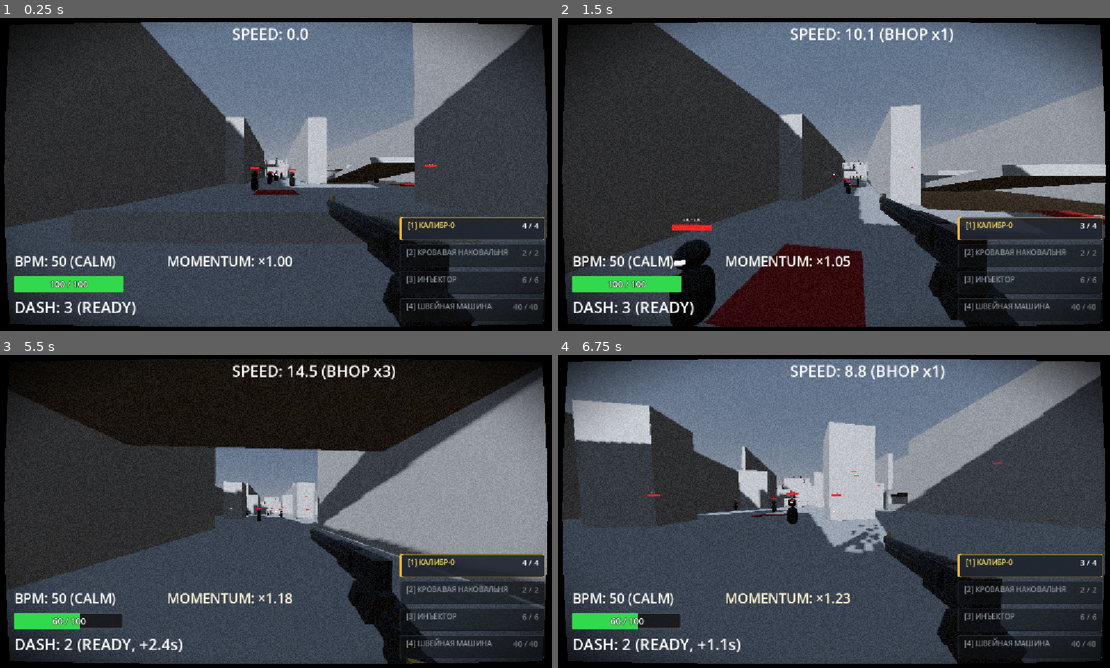
Above: before the commit, frames 1-4 (two rows, left to right).
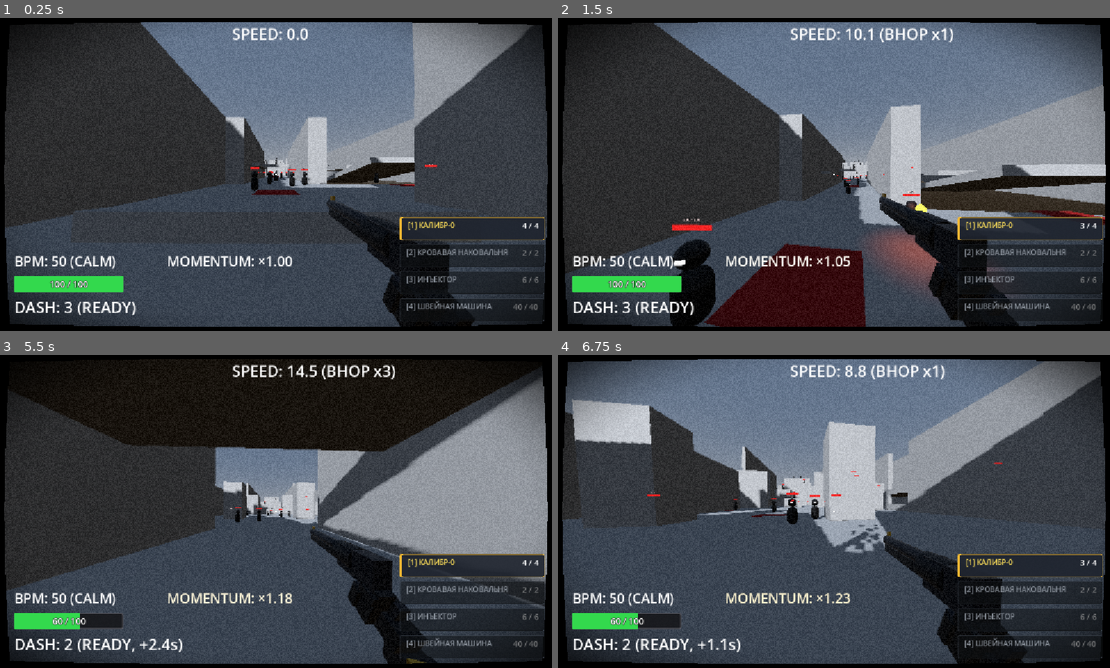
Above: after the commit, the same moments.

Repository: ggou3/voidkill
Game: Godot game, scene res://test_arena.tscn
The game is run twice, just before and just after one commit, with the same random seed, the same clock (stepped at 60 frames per second) and the same inputs. This scene is started directly instead of the project's main scene.
Inputs (mouse positions are in pixels of both pictures, inside the frame that each line leads up to):
- Up to frame 1 (0.25 s): no input
- Up to frame 2 (1.5 s): tap Enter at 0.5 s; move the mouse to (867, 174) at 0.52 s; hold F (melee) 0.53-1.28 s; hold W (move_forward) from 0.53 s (still down); tap Space (jump) at 0.77, 1.07 s; click (867, 174) at 0.8 s; move the mouse to (806, 174) at 1.27 s; click (806, 174) at 1.35 s
- Up to frame 3 (5.5 s): keep holding W (move_forward); tap Space (jump) at 1.52, 1.82, 2.3, 2.85, 3.02, 3.32, 3.77, 4.07, 4.52, 4.82, 5.3 s; tap C (slam) at 1.55, 4.55 s; move the mouse to (292, 505) at 2.02 s; hold C (slam) 2.03-2.78 s; move the mouse to (270, 517) at 2.77 s; tap F (melee) at 3.05 s; move the mouse to (320, 514) at 3.52 s; hold Right mouse button (alt_fire) 3.53-4.28 s; click (320, 514) at 3.8 s; tap R (reload) at 4.15 s; move the mouse to (231, 508) at 4.27 s; tap Shift (dash) at 4.35 s; move the mouse to (281, 511) at 5.02 s; hold F (melee) from 5.03 s (still down)
- Up to frame 4 (6.75 s): move the mouse to (811, 505) at 5.77 s; release W (move_forward) at 5.78 s; release F (melee) at 5.78 s; hold D (move_right) 5.78-6.53 s; click (811, 505) at 5.85 s; tap Space (jump) at 6.02, 6.32 s; tap F (melee) at 6.05 s; move the mouse to (867, 511) at 6.52 s; hold W (move_forward) from 6.53 s (still down); hold C (slam) from 6.53 s (still down)

The runs differ from the first frame. In frame 1, less than 0.1% of the frame differs, in the area x 47-57%, y 48-54%; in frame 2, 1.5%, in the area x 51-79%, y 50-87%; in frame 3, less than 0.1%; in frame 4, 0.1%.

Commit message:
Add Ranged Enemy with physical projectile, distance keeping and telegraph

Diff:
--- /dev/null
+++ b/enemy_ranged.gd
@@ -0,0 +1,168 @@
+extends "res://enemy.gd"
+
+@export var projectile_scene: PackedScene = preload("res://projectile_enemy.tscn")
+@export var preferred_distance_min: float = 10.0
+@export var preferred_distance_max: float = 15.0
+@export var projectile_speed: float = 14.0
+@export var ranged_damage: int = 12
+@export var ranged_attack_cooldown: float = 2.8
+
+const EYES_BASE_COLOR = Color(0.85, 0.2, 1.0)
+const EYES_TELEGRAPH_COLOR = Color(1.0, 0.85, 0.2)
+
+var is_telegraphing_shot: bool = false
+
+func _ready():
+	super._ready()
+	attack_damage = ranged_damage
+	attack_cooldown = ranged_attack_cooldown
+	# Обнуляем базовый attack_range, чтобы базовый enemy.gd не переходил в State.ATTACK на 2.0м сам
+	attack_range = 0.0
+	lunge_cooldown_timer = 999999.0
+	# Случайная задержка первого выстрела при спавне (0.6 - 1.8с)
+	attack_timer = randf_range(0.6, 1.8)
+
+	if eyes_material:
+		eyes_material.emission = EYES_BASE_COLOR
+
+func _can_lunge_to_player() -> bool:
+	# Дальник не использует атаку-выпад LUNGE ближнего боя
+	return false
+
+func start_lunge():
+	# Блокировка выпада LUNGE
+	pass
+
+func set_state(new_state: State):
+	if current_state == State.ATTACK and new_state != State.ATTACK:
+		_reset_ranged_telegraph()
+	super.set_state(new_state)
+
+func _process_chase(delta: float):
+	if not is_instance_valid(target_player) or ("is_dead" in target_player and target_player.is_dead):
+		set_state(State.IDLE)
+		return
+
+	var dist_to_player = global_position.distance_to(target_player.global_position)
+
+	# Переход в режим дальней атаки (ATTACK), если игрок в радиусе 10-15м И есть прямая видимость
+	if dist_to_player <= preferred_distance_max and _has_line_of_sight_to(target_player):
+		set_state(State.ATTACK)
+		return
+
+	# Иначе продолжаем обычное сближение и навигацию по NavMesh
+	super._process_chase(delta)
+
+func _process_attack(delta: float):
+	if not is_instance_valid(target_player) or ("is_dead" in target_player and target_player.is_dead):
+		set_state(State.IDLE)
+		return
+
+	var dist_to_player = global_position.distance_to(target_player.global_position)
+
+	# Если игрок ушел слишком далеко или скрылся за стеной/препятствием — возвращаемся в CHASE
+	if dist_to_player > (preferred_distance_max + 1.5) or not _has_line_of_sight_to(target_player):
+		_reset_ranged_telegraph()
+		set_state(State.CHASE)
+		return
+
+	# Плавный поворот к игроку при прицеливании
+	var to_player = target_player.global_position - global_position
+	to_player.y = 0.0
+	if to_player.length_squared() > 0.01:
+		var target_angle = atan2(-to_player.x, -to_player.z)
+		var angle_diff = abs(wrapf(target_angle - rotation.y, -PI, PI))
+		if angle_diff > 0.08:
+			rotation.y = lerp_angle(rotation.y, target_angle, min(1.0, rotation_speed * delta))
+
+	# Удержание дистанции (10-15 метров):
+	# Если игрок сближается ближе 10м — плавно отступаем назад, сохраняя прямую видимость и прицел
+	if dist_to_player < preferred_distance_min and wall_slam_timer <= 0.0:
+		var away_dir = (global_position - target_player.global_position)
+		away_dir.y = 0.0
+		if away_dir.length_squared() > 0.01:
+			var retreat_vel = away_dir.normalized() * (move_speed * 0.6 * slow_factor)
+			_apply_movement(retreat_vel, delta)
+	else:
+		# На дистанции 10-15м останавливаемся на месте
+		velocity.x = lerp(velocity.x, knockback_velocity.x, 10.0 * delta)
+		velocity.z = lerp(velocity.z, knockback_velocity.z, 10.0 * delta)
+
+	# Визуальный телеграф перед выстрелом (за 0.35с до конца кулдауна глаза загораются золотым цветом)
+	if attack_timer <= 0.35 and hit_reaction_timer <= 0.0 and not is_telegraphing_shot:
+		_start_ranged_telegraph()
+	elif attack_timer > 0.35 and is_telegraphing_shot:
+		_reset_ranged_telegraph()
+
+	# Выстрел по завершении кулдауна (2.5-3.0с)
+	if attack_timer <= 0.0 and hit_reaction_timer <= 0.0:
+		perform_attack()
+		attack_timer = attack_cooldown
+
+func perform_attack():
+	_reset_ranged_telegraph()
+	if not is_instance_valid(target_player):
+		return
+
+	# Вспышка глаз при выстреле
+	if eyes_material:
+		eyes_material.emission = Color(1.0, 0.4, 0.1)
+		var tween = create_tween()
+		tween.tween_property(eyes_material, "emission", EYES_BASE_COLOR, 0.3)
+
+	if not projectile_scene:
+		return
+
+	var proj = projectile_scene.instantiate()
+	var spawn_pos = global_position + Vector3(0.0, 0.55, 0.0) - transform.basis.z * 0.4
+	proj.global_position = spawn_pos
+
+	# Точка прицеливания: корпус игрока на момент выстрела (прямая траектория, без самонаведения)
+	var target_pos = target_player.global_position + Vector3(0.0, 0.2, 0.0)
+	var fly_dir = (target_pos - spawn_pos).normalized()
+
+	proj.direction = fly_dir
+	proj.speed = projectile_speed
+	proj.damage = attack_damage
+	proj.shooter = self
+
+	var scene_root = get_tree().current_scene if get_tree().current_scene else get_parent()
+	if scene_root:
+		scene_root.add_child(proj)
+
+	AudioManager.play_sound("flask_throw")
+	print("[%s] RANGED ATTACK: fired projectile at %s (dir: %s, speed: %.1f, dmg: %d)" % [
+		name, target_player.name, fly_dir, projectile_speed, attack_damage
+	])
+
+func _start_ranged_telegraph():
+	is_telegraphing_shot = true
+	if eyes_material:
+		var tween = create_tween()
+		tween.tween_property(eyes_material, "emission", EYES_TELEGRAPH_COLOR, 0.18)
+
+func _reset_ranged_telegraph():
+	if not is_telegraphing_shot:
+		return
+	is_telegraphing_shot = false
+	if eyes_material:
+		eyes_material.emission = EYES_BASE_COLOR
+
+func _process_fear_chain_check(delta: float):
+	if current_state == State.ATTACK:
+		fear_check_timer -= delta
+		if fear_check_timer <= 0.0:
+			fear_check_timer = 3.0
+			var player = target_player if is_instance_valid(target_player) else get_tree().get_first_node_in_group("player")
+			if is_instance_valid(player) and not ("is_dead" in player and player.is_dead):
+				var player_bpm: float = 0.0
+				if "skills" in player and is_instance_valid(player.skills) and "bpm" in player.skills:
+					player_bpm = player.skills.bpm
+				if player_bpm >= 180.0 and global_position.distance_to(player.global_position) <= detection_range and _has_line_of_sight_to(player):
+					if randf() <= 0.40:
+						target_player = player
+						flee_timer = randf_range(4.0, 5.0)
+						print("[%s] FEAR CHAIN: Ranged enemy panicked! FLEE for %.2fs" % [name, flee_timer])
+						set_state(State.FLEE)
+						return
+	super._process_fear_chain_check(delta)
--- /dev/null
+++ b/enemy_ranged.tscn
@@ -0,0 +1,80 @@
+[gd_scene format=3]
+
+[ext_resource type="Script" path="res://enemy_ranged.gd" id="1_ranged"]
+
+[sub_resource type="CapsuleShape3D" id="CapsuleShape3D_3xd07"]
+radius = 0.36
+height = 1.25
+
+[sub_resource type="SphereShape3D" id="SphereShape3D_head"]
+radius = 0.34
+
+[sub_resource type="CapsuleMesh" id="CapsuleMesh_3xd07"]
+radius = 0.36
+height = 1.25
+
+[sub_resource type="StandardMaterial3D" id="StandardMaterial3D_body"]
+albedo_color = Color(0.015, 0.012, 0.022, 1)
+
+[sub_resource type="StandardMaterial3D" id="StandardMaterial3D_head"]
+albedo_color = Color(0.035, 0.03, 0.045, 1)
+metallic = 0.2
+roughness = 0.7
+
+[sub_resource type="BoxMesh" id="BoxMesh_3xd07"]
+
+[sub_resource type="StandardMaterial3D" id="StandardMaterial3D_eyes"]
+emission_enabled = true
+emission = Color(0.85, 0.2, 1, 1)
+emission_energy_multiplier = 3.0
+
+[sub_resource type="SphereShape3D" id="SphereShape3D_detection"]
+radius = 30.0
+
+[node name="EnemyRanged" type="CharacterBody3D" groups=["enemy", "enemy_ranged"]]
+script = ExtResource("1_ranged")
+
+[node name="CollisionShape3D" type="CollisionShape3D" parent="."]
+transform = Transform3D(1, 0, 0, 0, 1, 0, 0, 0, 1, 0, -0.375, 0)
+shape = SubResource("CapsuleShape3D_3xd07")
+
+[node name="HeadHitbox" type="Area3D" parent="." groups=["enemy_head"]]
+transform = Transform3D(1, 0, 0, 0, 1, 0, 0, 0, 1, 0, 0.55, 0)
+collision_layer = 1
+collision_mask = 0
+
+[node name="CollisionShape3D" type="CollisionShape3D" parent="HeadHitbox"]
+shape = SubResource("SphereShape3D_head")
+
+[node name="MeshInstance3D" type="MeshInstance3D" parent="."]
+transform = Transform3D(1, 0, 0, 0, 1, 0, 0, 0, 1, 0, -0.375, 0)
+mesh = SubResource("CapsuleMesh_3xd07")
+surface_material_override/0 = SubResource("StandardMaterial3D_body")
+
+[node name="HeadMesh" type="CSGSphere3D" parent="."]
+transform = Transform3D(1, 0, 0, 0, 1, 0, 0, 0, 1, 0, 0.55, 0)
+radius = 0.3
+radial_segments = 16
+rings = 8
+material = SubResource("StandardMaterial3D_head")
+
+[node name="Eyes" type="MeshInstance3D" parent="."]
+transform = Transform3D(0.18, 0, 0, 0, 0.08, 0, 0, 0, 0.08, 0, 0.55, -0.28)
+mesh = SubResource("BoxMesh_3xd07")
+surface_material_override/0 = SubResource("StandardMaterial3D_eyes")
+
+[node name="NavigationAgent3D" type="NavigationAgent3D" parent="."]
+target_desired_distance = 1.5
+path_desired_distance = 0.8
+avoidance_enabled = false
+radius = 0.3
+neighbor_distance = 3.0
+max_neighbors = 3
+time_horizon_agents = 1.5
+
+[node name="DetectionArea" type="Area3D" parent="."]
+collision_layer = 0
+collision_mask = 1
+
+[node name="CollisionShape3D" type="CollisionShape3D" parent="DetectionArea"]
+shape = SubResource("SphereShape3D_detection")
--- /dev/null
+++ b/projectile_enemy.gd
@@ -0,0 +1,77 @@
+extends Area3D
+
+@export var speed: float = 14.0
+@export var damage: int = 12
+@export var lifetime: float = 6.0
+
+var direction: Vector3 = Vector3.FORWARD
+var shooter: Node = null
+var is_destroyed: bool = false
+
+func _ready():
+	add_to_group("enemy_projectile")
+	body_entered.connect(_on_body_entered)
+	area_entered.connect(_on_area_entered)
+
+func _physics_process(delta: float):
+	if is_destroyed:
+		return
+
+	lifetime -= delta
+	if lifetime <= 0.0:
+		queue_free()
+		return
+
+	var move_dist = speed * delta
+	var prev_pos = global_position
+	var next_pos = prev_pos + direction * move_dist
+
+	# Непрерывный raycast sweep от prev_pos к next_pos (гарантирует отсутствие туннелирования)
+	var space_state = get_world_3d().direct_space_state
+	if space_state:
+		var query = PhysicsRayQueryParameters3D.create(prev_pos, next_pos)
+		var exclude: Array[RID] = [get_rid()]
+		if is_instance_valid(shooter) and shooter is CollisionObject3D:
+			exclude.append(shooter.get_rid())
+		for enemy in get_tree().get_nodes_in_group("enemy"):
+			if enemy is CollisionObject3D:
+				exclude.append(enemy.get_rid())
+		query.exclude = exclude
+		query.collide_with_bodies = true
+		query.collide_with_areas = false
+
+		var hit = space_state.intersect_ray(query)
+		if not hit.is_empty():
+			_handle_impact(hit.collider, hit.position)
+			return
+
+	global_position = next_pos
+
+func _on_body_entered(body: Node3D):
+	if is_destroyed or body == shooter or body.is_in_group("enemy"):
+		return
+	_handle_impact(body, global_position)
+
+func _on_area_entered(area: Area3D):
+	# Будет задействовано в следующем шаге при отбивании/парировании melee-ударом игрока
+	if is_destroyed:
+		return
+	if area.is_in_group("player_melee"):
+		pass
+
+func _handle_impact(collider: Node, hit_pos: Vector3):
+	if is_destroyed:
+		return
+	is_destroyed = true
+
+	if is_instance_valid(collider):
+		var target: Node = collider
+		if target.is_in_group("player") or target.has_method("take_damage"):
+			var impact_impulse = direction * 5.0 + Vector3.UP * 1.5
+			target.take_damage(damage, impact_impulse, hit_pos)
+		elif target.get_parent() and (target.get_parent().is_in_group("player") or target.get_parent().has_method("take_damage")):
+			var impact_impulse = direction * 5.0 + Vector3.UP * 1.5
+			target.get_parent().take_damage(damage, impact_impulse, hit_pos)
+		# При попадании в статичную геометрию — уничтожается без эффекта
+
+	queue_free()
--- /dev/null
+++ b/projectile_enemy.tscn
@@ -0,0 +1,47 @@
+[gd_scene format=3]
+
+[ext_resource type="Script" path="res://projectile_enemy.gd" id="1_proj"]
+
+[sub_resource type="SphereShape3D" id="SphereShape3D_proj"]
+radius = 0.28
+
+[sub_resource type="SphereMesh" id="SphereMesh_proj"]
+radius = 0.22
+height = 0.44
+
+[sub_resource type="StandardMaterial3D" id="StandardMaterial3D_proj"]
+albedo_color = Color(1, 0.35, 0.08, 1)
+emission_enabled = true
+emission = Color(1, 0.35, 0.08, 1)
+emission_energy_multiplier = 3.5
+
+[sub_resource type="SphereMesh" id="SphereMesh_core"]
+radius = 0.11
+height = 0.22
+
+[sub_resource type="StandardMaterial3D" id="StandardMaterial3D_core"]
+albedo_color = Color(1, 0.92, 0.75, 1)
+emission_enabled = true
+emission = Color(1, 0.95, 0.8, 1)
+emission_energy_multiplier = 5.0
+
+[node name="ProjectileEnemy" type="Area3D" groups=["enemy_projectile"]]
+collision_layer = 2
+collision_mask = 1
+script = ExtResource("1_proj")
+
+[node name="CollisionShape3D" type="CollisionShape3D" parent="."]
+shape = SubResource("SphereShape3D_proj")
+
+[node name="MeshInstance3D" type="MeshInstance3D" parent="."]
+mesh = SubResource("SphereMesh_proj")
+surface_material_override/0 = SubResource("StandardMaterial3D_proj")
+
+[node name="CoreMesh" type="MeshInstance3D" parent="."]
+mesh = SubResource("SphereMesh_core")
+surface_material_override/0 = SubResource("StandardMaterial3D_core")
+
+[node name="OmniLight3D" type="OmniLight3D" parent="."]
+light_color = Color(1, 0.42, 0.12, 1)
+light_energy = 1.6
+omni_range = 3.5
--- a/test_arena.tscn
+++ b/test_arena.tscn
@@ -1,9 +1,10 @@
-[gd_scene load_steps=8 format=3 uid="uid://cb5k2x4v8m1op"]
+[gd_scene load_steps=9 format=3 uid="uid://cb5k2x4v8m1op"]
 
 [ext_resource type="PackedScene" uid="uid://ba6hrp5v4fg0f" path="res://player.tscn" id="1_player"]
 [ext_resource type="PackedScene" uid="uid://rkw44u1bvqo3" path="res://enemy.tscn" id="2_enemy"]
 [ext_resource type="PackedScene" uid="uid://0bd00q6imegi" path="res://blood_pool.tscn" id="3_blood_pool"]
 [ext_resource type="NavigationMesh" path="res://test_arena_navmesh.tres" id="4_navmesh"]
+[ext_resource type="PackedScene" path="res://enemy_ranged.tscn" id="5_enemy_ranged"]
 
 [sub_resource type="ProceduralSkyMaterial" id="ProceduralSkyMaterial_arena"]
 
@@ -393,6 +394,9 @@
 [node name="Enemy_Z1_3" parent="Enemies" instance=ExtResource("2_enemy")]
 transform = Transform3D(1, 0, 0, 0, 1, 0, 0, 0, 1, -1, 1.5, 16)
 
+[node name="Enemy_Ranged_Z1" parent="Enemies" instance=ExtResource("5_enemy_ranged")]
+transform = Transform3D(1, 0, 0, 0, 1, 0, 0, 0, 1, 4, 1.5, 18)
+
 [node name="Enemy_Z2_Entrance" parent="Enemies" instance=ExtResource("2_enemy")]
 transform = Transform3D(1, 0, 0, 0, 1, 0, 0, 0, 1, 0, 1.5, 8)
 
@@ -408,9 +412,15 @@
 [node name="Enemy_Z3_Center1" parent="Enemies" instance=ExtResource("2_enemy")]
 transform = Transform3D(1, 0, 0, 0, 1, 0, 0, 0, 1, -2, 1.5, -35)
 
+[node name="Enemy_Ranged_Z3_1" parent="Enemies" instance=ExtResource("5_enemy_ranged")]
+transform = Transform3D(1, 0, 0, 0, 1, 0, 0, 0, 1, -6, 1.5, -36)
+
 [node name="Enemy_Z3_Center2" parent="Enemies" instance=ExtResource("2_enemy")]
 transform = Transform3D(1, 0, 0, 0, 1, 0, 0, 0, 1, 3, 1.5, -45)
 
+[node name="Enemy_Ranged_Z3_2" parent="Enemies" instance=ExtResource("5_enemy_ranged")]
+transform = Transform3D(1, 0, 0, 0, 1, 0, 0, 0, 1, 6, 1.5, -48)
+
 [node name="Enemy_Z3_Center3" parent="Enemies" instance=ExtResource("2_enemy")]
 transform = Transform3D(1, 0, 0, 0, 1, 0, 0, 0, 1, -1, 1.5, -52)
 
Not shown, changed: DESIGN.md
